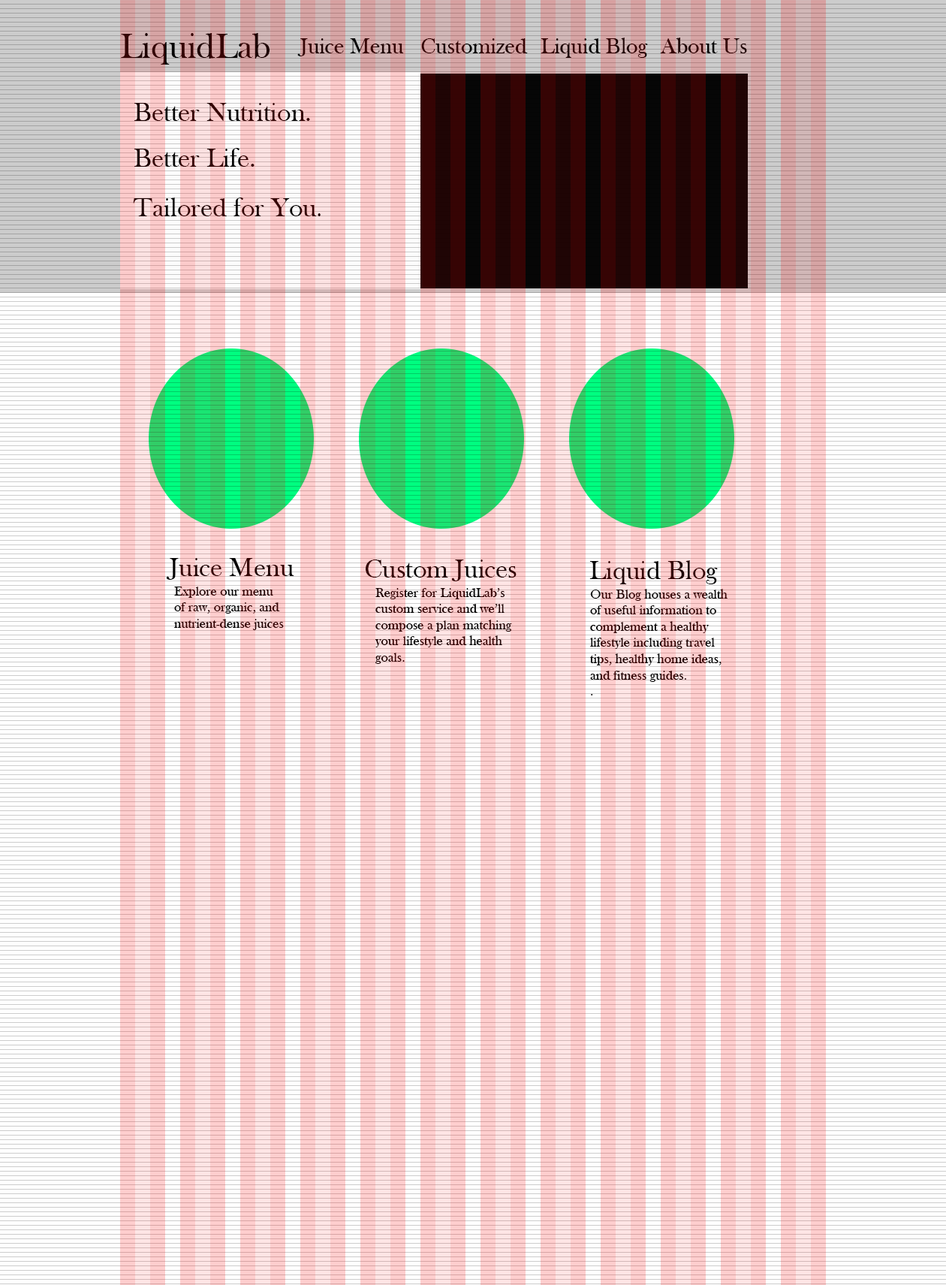
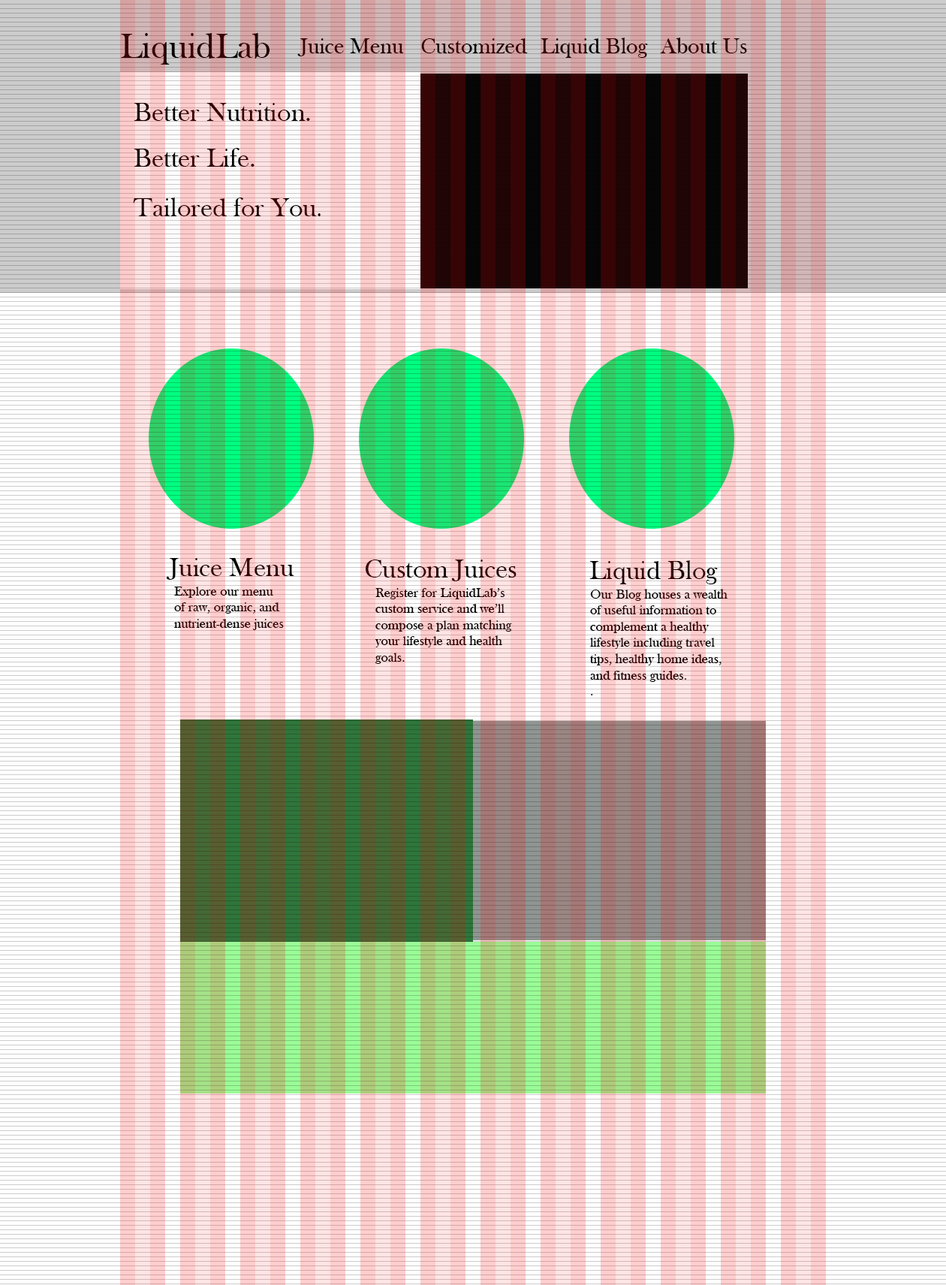
Two versions of the same layered image (946 × 1285). Layer-by-layer changes:
added layer "footer" in group "blog img text" over <box>180,941,766,1094</box>
added layer "locallysourced text" in group "blog img text" over <box>473,720,766,941</box>
added layer "locally sourced" in group "blog img text" over <box>180,719,474,942</box>
